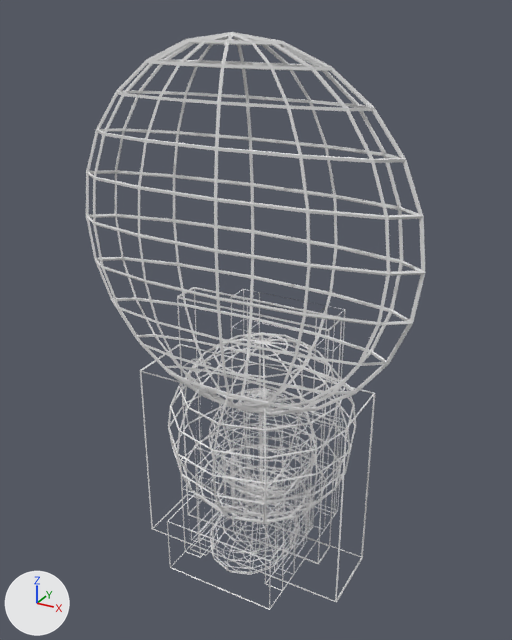
The Blender file Assets/Digeomon Models/Primitives/Primitives_Work.blend as it was, and as the next commit left it.
Before and after are seen from a camera (50 mm lens) standing at (5.07, -9.45, 9.11) and looking at (-0.12, -0.02, 4.39). The axes (+X, +Y, +Z) are drawn at lower left. The lights are the same throughout. The same objects are shown in both versions, whatever each file hides.

Script lines for the objects in view, before the commit:
```python
me_cube_005 = bpy.data.meshes.new('Cube.005')
me_cube_005.from_pydata(...)  # a box spanning x -1.0..1.0, y -1.0..1.0, z -1.0..1.0
me_cube_007 = bpy.data.meshes.new('Cube.007')
me_cube_007.from_pydata(...)  # a box spanning x -1.0..1.0, y -1.0..1.0, z -1.0..1.0
me_cylinder_001 = bpy.data.meshes.new('Cylinder.001')
me_cylinder_001.from_pydata(...)  # a 32-sided cylinder along z spanning x -1.0..1.0, y -1.0..1.0, z -1.0..1.0
me_sphere_002 = bpy.data.meshes.new('Sphere.002')
me_sphere_002.from_pydata(...)  # a UV sphere (12 segments, 12 rings, poles along z) spanning x -1.0..1.0, y -1.0..1.0, z -1.0..1.0
me_sphere_004 = bpy.data.meshes.new('Sphere.004')
me_sphere_004.from_pydata(...)  # a UV sphere (12 segments, 12 rings, poles along z) spanning x -1.0..1.0, y -1.0..1.0, z -1.0..1.0
ob_ball = bpy.data.objects.new('Ball', me_sphere_004)
ob_ball.location = (0.0, 0.0, 2.37)
ob_ball.scale = (1.64, 1.64, 1.64)
_m = ob_ball.modifiers.new('Wireframe', 'WIREFRAME')
ob_book = bpy.data.objects.new('Book', me_cube_005)
ob_book.location = (0.0, -0.3, 1.7)
ob_book.scale = (1.9, 0.6, 1.7)
_m = ob_book.modifiers.new('Wireframe', 'WIREFRAME')
ob_clock = bpy.data.objects.new('Clock', me_sphere_002)
ob_clock.location = (0.0, -0.86, 6.0)
ob_clock.scale = (2.8, 0.53, 2.8)
_m = ob_clock.modifiers.new('Wireframe', 'WIREFRAME')
ob_cup = bpy.data.objects.new('Cup', me_cylinder_001)
ob_cup.location = (0.02, 0.33, 0.8)
ob_cup.scale = (0.743, 0.743, 0.817)
_m = ob_cup.modifiers.new('Wireframe', 'WIREFRAME')
ob_pen = bpy.data.objects.new('Pen', me_cube_007)
ob_pen.location = (-0.83, -0.76, 1.81)
ob_pen.scale = (0.171, 0.171, 1.9)
_m = ob_pen.modifiers.new('Wireframe', 'WIREFRAME')
# also in view: 'Door' at (-0.13, 0.03, 2.3); 'Electric Fan' at (0.0, 0.0, 2.02); 'Bed' at (0.0, -0.13, 1.05); 'Mouse' at (0.0, -0.28, 0.24); 'Chair' at (0.0, 0.0, 2.19)
```
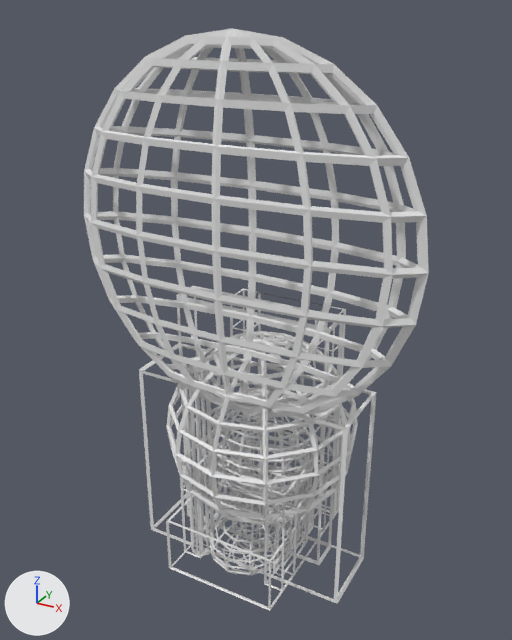
Diff of the bpy script that builds the scene:
```diff
--- a/Assets/Digeomon Models/Primitives/Primitives_Work.blend.py
+++ b/Assets/Digeomon Models/Primitives/Primitives_Work.blend.py
@@ ob_clock @@
 _m = ob_clock.modifiers.new('Wireframe', 'WIREFRAME')
+_m.thickness = 0.05
@@ ob_ball @@
 _m = ob_ball.modifiers.new('Wireframe', 'WIREFRAME')
+_m.thickness = 0.05
@@ ob_book @@
 _m = ob_book.modifiers.new('Wireframe', 'WIREFRAME')
+_m.thickness = 0.05
@@ ob_pen @@
 ob_pen.location = (-0.83, -0.76, 1.81)
-ob_pen.scale = (0.171, 0.171, 1.9)
+ob_pen.scale = (1.0, 1.0, 1.9)
 _m = ob_pen.modifiers.new('Wireframe', 'WIREFRAME')
```

Location of each change, [x1, y1, x2, y2] in pixels of the pictures (512 x 640 px):
'Clock', modifiers changed
    before: [86, 32, 425, 416]
    after: [84, 28, 429, 418]
'Ball', modifiers changed
    before: [168, 332, 356, 524]
    after: [167, 331, 358, 525]
'Book', modifiers changed
    before: [140, 344, 375, 603]
    after: [139, 343, 377, 604]
'Pen', rescaled
    before: [182, 358, 216, 556]
    after: [183, 357, 215, 556]
